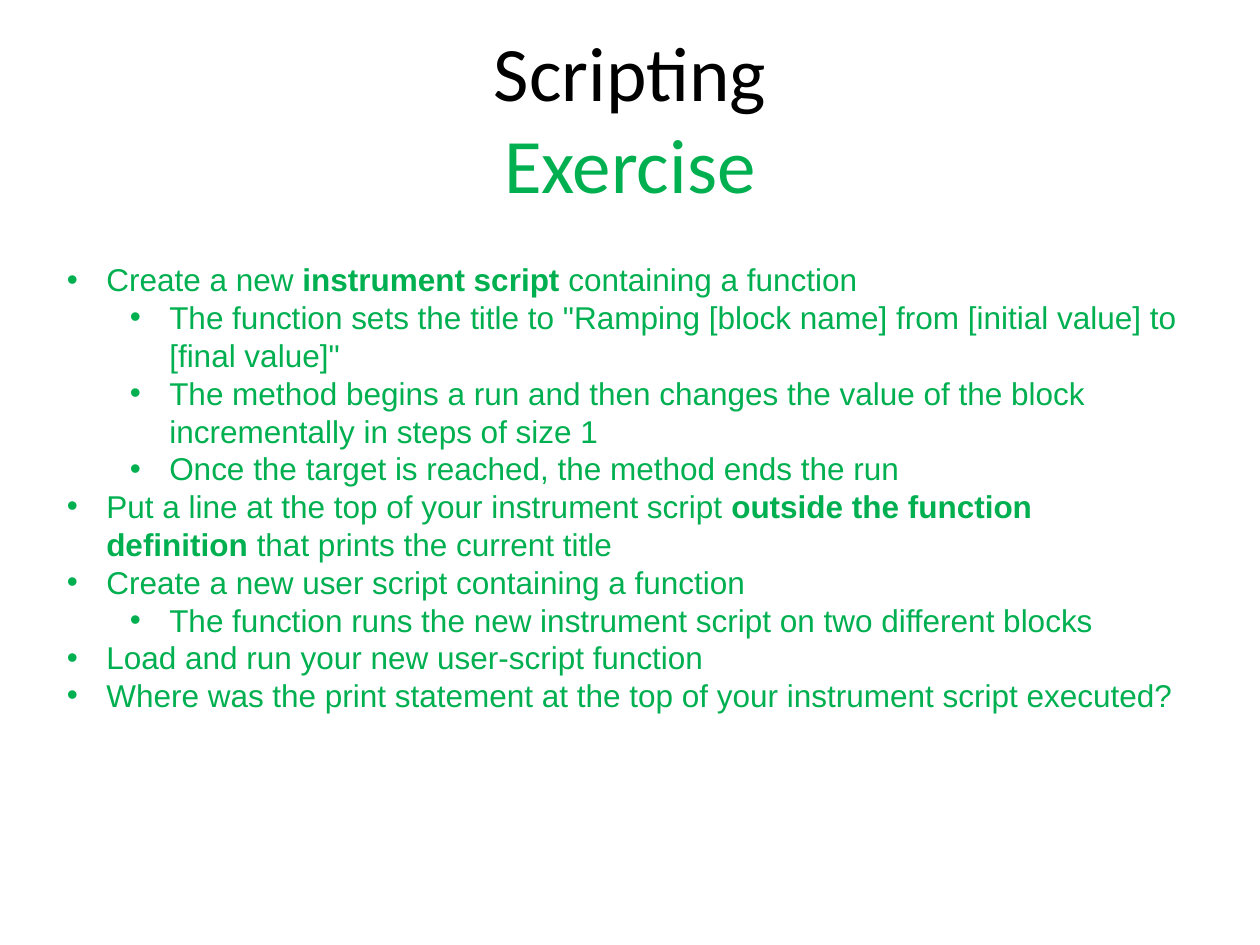
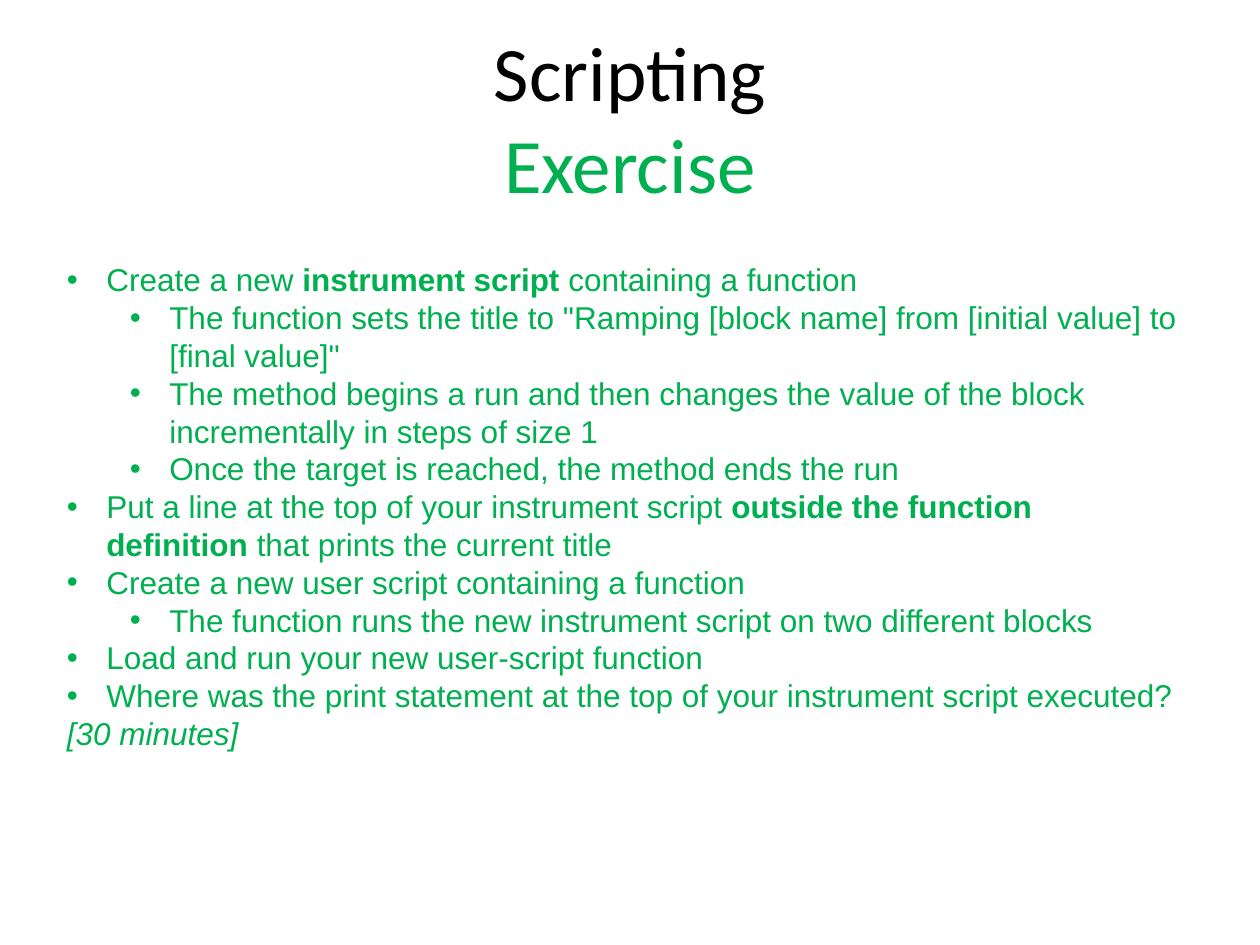
Before and after one commit to ISISComputingGroup/ibex_user_manual, a slide deck: slide 23 of genie_python_and_ibex/genie_python_and_ibex.pptx. Drawn at 1260x945 pixels with LibreOffice and Linux fonts; fonts in the diff are those of the drawing; background and template pictures are left out. Boxes give left, top, right and bottom in pixels: in the first picture for what was removed or moved away, otherwise in the second. Text is boxed around its words. In the diff, an @@ line names an element or a change of style, - is before the commit and + after.

```diff
--- a/genie_python_and_ibex/genie_python_and_ibex.pptx
+++ b/genie_python_and_ibex/genie_python_and_ibex.pptx
@@ text at <box>67,722,238,751</box>: paragraph added @@
+[30 minutes]
```
Also in this commit, not shown: 11 other slides changed.
